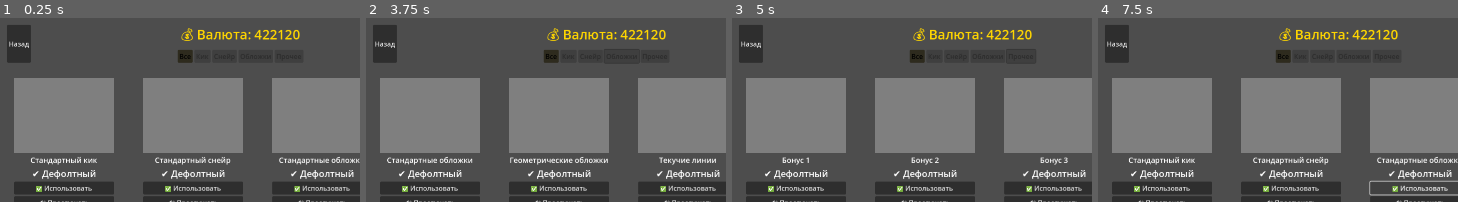
Above: before the commit, frames 1-4 (left to right).
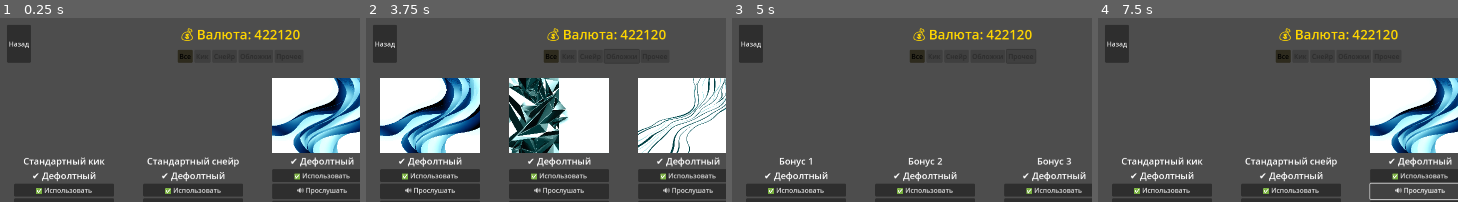
Above: after the commit, the same moments.

Repository: abletoburntheweb/RhythmFall
Game: Godot game, scene res://scenes/shop/shop_screen.tscn
The game is run twice, just before and just after one commit, with the same random seed, the same clock (stepped at 60 frames per second) and the same inputs. This scene is started directly instead of the project's main scene.
Inputs (mouse positions are in pixels of both pictures, inside the frame that each line leads up to):
- Up to frame 1 (0.25 s): no input
- Up to frame 2 (3.75 s): click "Назад" at 0.5 s; click "Все" at 1.25 s; click "Кик" at 2 s; click "Снейр" at 2.75 s; click "Обложки" at 3.5 s
- Up to frame 3 (5 s): click "Прочее" at 4.25 s
- Up to frame 4 (7.5 s): click "✅ Использовать" at 5 s; click "Назад" at 5.75 s; click "Все" at 6.5 s; click (1418, 190) at 7.25 s, where only the run after the commit has a clickable "🔊 Прослушать"

The runs differ from the first frame. In frame 1, 39% of the frame differs, in the area x 3-100%, y 32-100%; in frame 2, 42%; in frame 3, 37%; in frame 4, 40%.

Commit message:
add image display

Diff:
--- /dev/null
+++ b/scenes/shop/cover_gallery.tscn
@@ -0,0 +1,38 @@
+[gd_scene format=3 uid="uid://bol4h51pj023o"]
+
+[node name="CoverGallery" type="Control"]
+layout_mode = 3
+anchors_preset = 15
+anchor_right = 1.0
+anchor_bottom = 1.0
+grow_horizontal = 2
+grow_vertical = 2
+
+[node name="BackgroundOverlay" type="ColorRect" parent="."]
+custom_minimum_size = Vector2(1920, 1080)
+layout_mode = 0
+offset_right = 40.0
+offset_bottom = 40.0
+color = Color(0, 0, 0, 0.6901961)
+
+[node name="MainContainer" type="Control" parent="."]
+custom_minimum_size = Vector2(1920, 1080)
+anchors_preset = 0
+offset_right = 40.0
+offset_bottom = 40.0
+
+[node name="BackButton" type="Button" parent="MainContainer"]
+layout_mode = 0
+offset_right = 8.0
+offset_bottom = 8.0
+text = "Назад
+"
+
+[node name="CoverGrid" type="GridContainer" parent="MainContainer"]
+custom_minimum_size = Vector2(1920, 1080)
+layout_mode = 0
+offset_right = 40.0
+offset_bottom = 40.0
+theme_override_constants/h_separation = 40
+theme_override_constants/v_separation = 40
+columns = 4
--- a/scenes/shop/item_card.gd
+++ b/scenes/shop/item_card.gd
@@ -56,35 +56,42 @@
 		var texture = null
 
 		if image_path != "":
-			if FileAccess.file_exists(image_path):
-				texture = load(image_path)
-				if texture and texture is ImageTexture:
+			texture = ResourceLoader.load(image_path)
+			if texture and texture is ImageTexture:
+				image_rect.texture = texture
+				image_rect.visible = true
+				name_label.visible = true
+				name_label.visible = false
+				print("ItemCard.gd: Текстура загружена по прямому пути: ", image_path)
+			else:
+				print("ItemCard.gd: Ошибка загрузки текстуры: ", image_path)
+				name_label.visible = true
+				name_label.text = item_data.get("name", "Без названия")
+
+		elif images_folder != "":
+			var cover_path = images_folder + "/cover1.png"
+			print("ItemCard.gd: Попытка загрузить обложку: ", cover_path)
+
+			var image = Image.new()
+			var error = image.load(cover_path)
+			if error == OK and image:
+				texture = ImageTexture.create_from_image(image)
+				if texture:
 					image_rect.texture = texture
 					image_rect.visible = true
-					name_label.visible = true
+					name_label.visible = false
+					print("ItemCard.gd: Текстура обложки создана вручную из файла: ", cover_path)
 				else:
-					print("ItemCard.gd: Ошибка загрузки текстуры: ", image_path)
+					print("ItemCard.gd: Не удалось создать ImageTexture из Image: ", cover_path)
 					_create_placeholder_with_text()
 			else:
-				print("ItemCard.gd: Файл не существует: ", image_path)
+				print("ItemCard.gd: Ошибка загрузки изображения (Image.load): ", error, " Путь: ", cover_path)
 				_create_placeholder_with_text()
-		elif images_folder != "":
-			var cover_path = images_folder + "/cover1.png"
-			if FileAccess.file_exists(cover_path):
-				texture = load(cover_path)
-				if texture and texture is ImageTexture:
-					image_rect.texture = texture
-					image_rect.visible = true
-					name_label.visible = true
-				else:
-					print("ItemCard.gd: Ошибка загрузки текстуры обложки: ", cover_path)
-					_create_placeholder_with_text()
-			else:
-				print("ItemCard.gd: Файл обложки не существует: ", cover_path)
-				_create_placeholder_with_text()
+
 		else:
 			print("ItemCard.gd: Путь к изображению пустой")
 			_create_placeholder_with_text()
+
 	else:
 		print("ItemCard.gd: ImageRect не найден")
 
Not shown, changed: assets/shop/covers/default_covers/cover1.png.import
Not shown, changed: assets/shop/covers/default_covers/cover2.png.import
Not shown, changed: assets/shop/covers/default_covers/cover3.png.import
Not shown, changed: assets/shop/covers/default_covers/cover4.png.import
Not shown, changed: assets/shop/covers/default_covers/cover5.png.import
Not shown, changed: assets/shop/covers/default_covers/cover6.png.import
Not shown, changed: assets/shop/covers/default_covers/cover7.png.import
